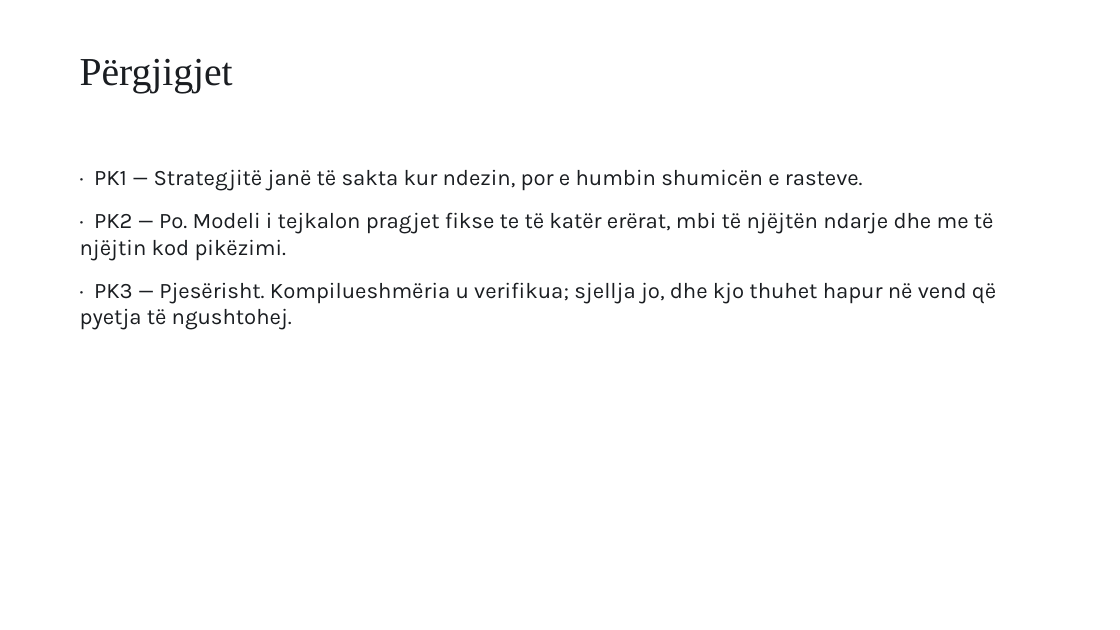
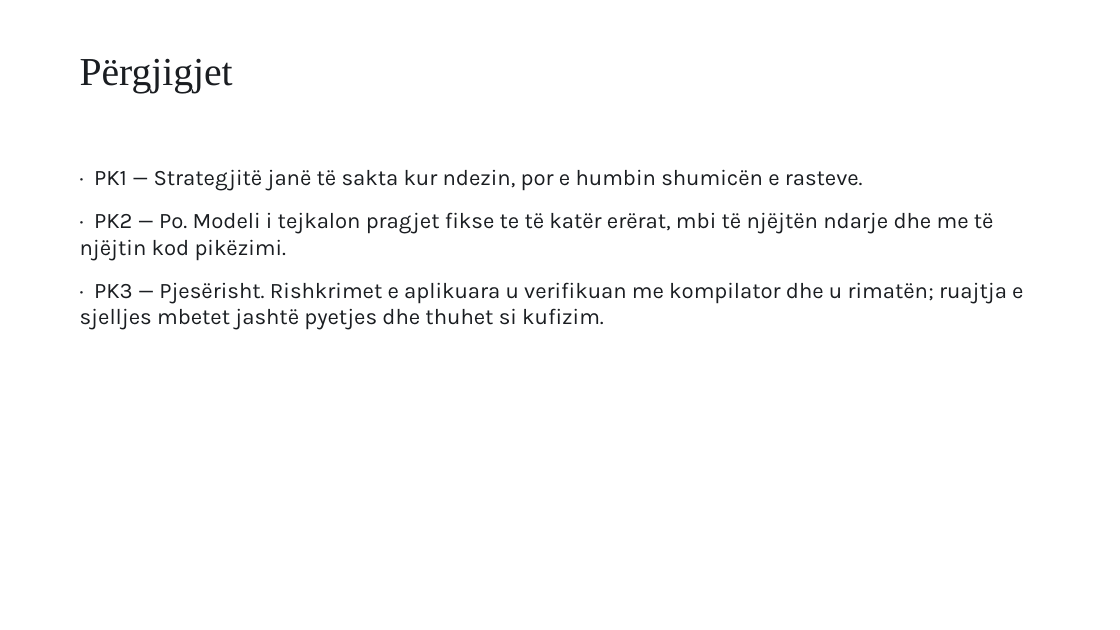
Before and after one commit to FlorentLatifi/Code-Smell-Detection-and-Refactoring-Recommendations, a slide deck: slide 12 of docs/thesis/Prezantimi_Florent_Latifi.pptx. Drawn at 1120x630 pixels with LibreOffice and Linux fonts; fonts in the diff are those of the drawing. Boxes give left, top, right and bottom in pixels: in the first picture for what was removed or moved away, otherwise in the second. Text is boxed around its words. In the diff, an @@ line names an element or a change of style, - is before the commit and + after.

```diff
--- a/docs/thesis/Prezantimi_Florent_Latifi.pptx
+++ b/docs/thesis/Prezantimi_Florent_Latifi.pptx
@@ text at (80,282,1023,330): text changed @@
-· PK3 — Pjesërisht. Kompilueshmëria u verifikua; sjellja jo, dhe kjo thuhet hapur në vend që pyetja të ngushtohej.
+· PK3 — Pjesërisht. Rishkrimet e aplikuara u verifikuan me kompilator dhe u rimatën; ruajtja e sjelljes mbetet jashtë pyetjes dhe thuhet si kufizim.
```
Also in this commit, not shown: 2 other slides changed, 7 other files.
